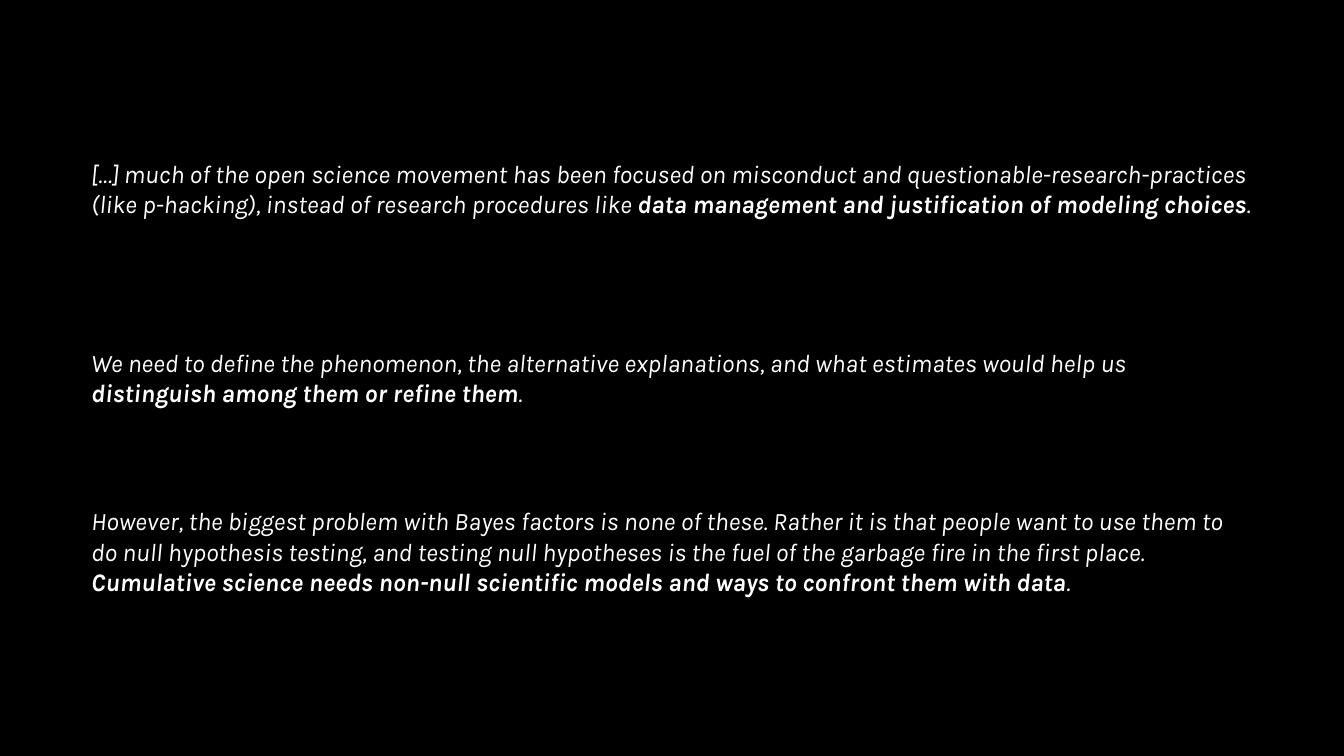
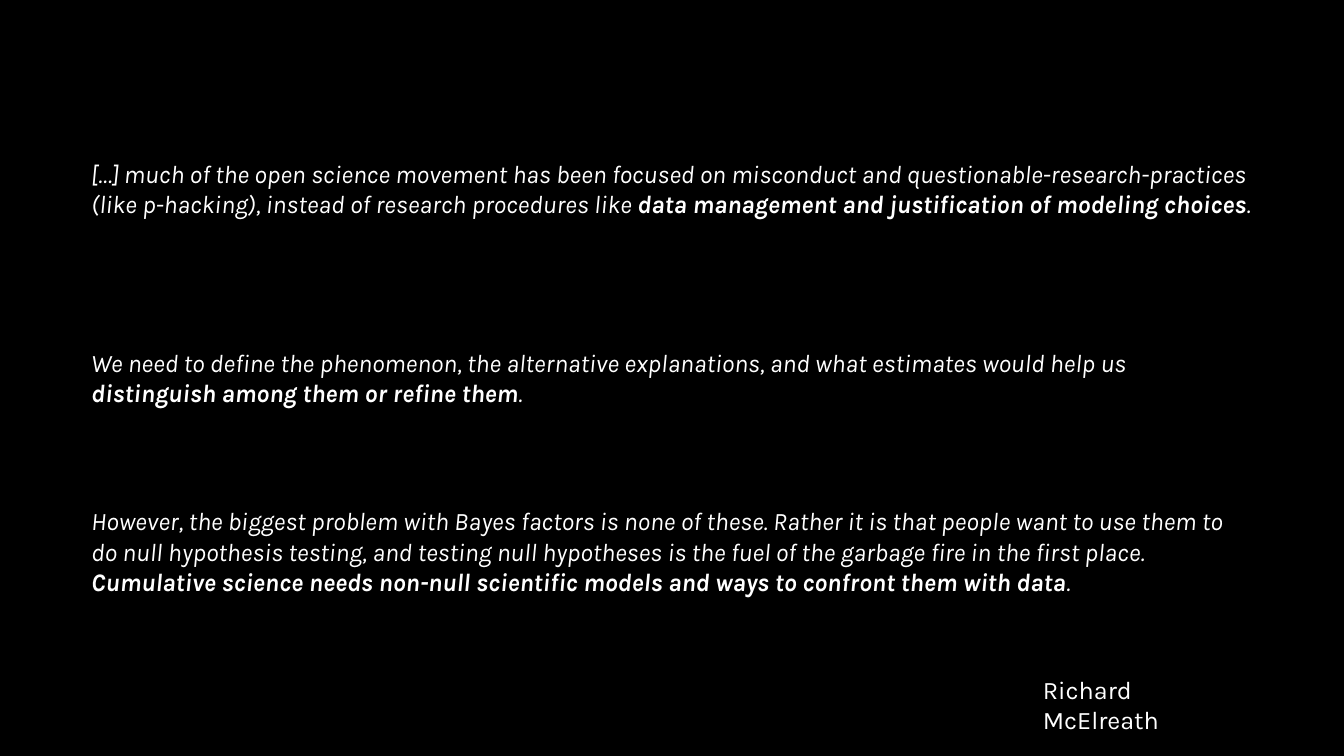
Before and after one commit to d-scanzi/bayesian_lab_meetings, a slide deck: slide 2 of dev/slides/01-from_tests_to_models.pptx. Drawn at 1344x756 pixels with LibreOffice and Linux fonts; fonts in the diff are those of the drawing. Boxes give left, top, right and bottom in pixels: in the first picture for what was removed or moved away, otherwise in the second. Text is boxed around its words. In the diff, an @@ line names an element or a change of style, - is before the commit and + after.

Commit message:
added reference to slides

```diff
--- a/dev/slides/01-from_tests_to_models.pptx
+++ b/dev/slides/01-from_tests_to_models.pptx
@@ text added at (1043, 681, 1159, 730), 18 pt, text #FFFFFF @@
+Richard McElreath
```
Also in this commit, not shown: 1 other file.
